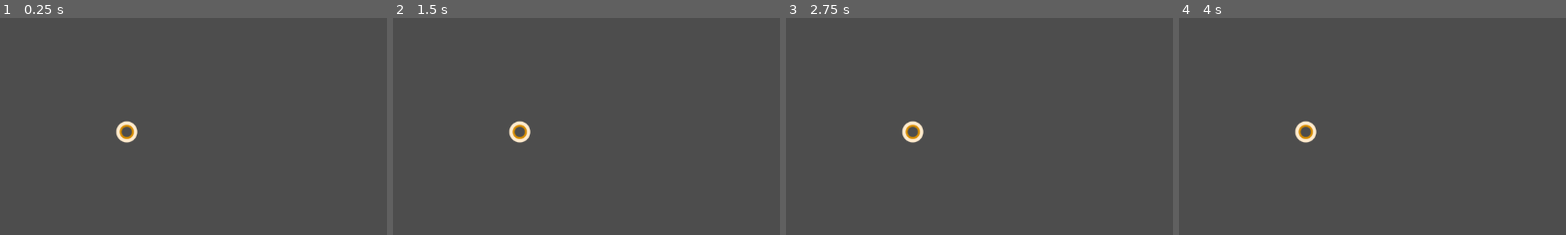
Above: before the commit, frames 1-4 (left to right).
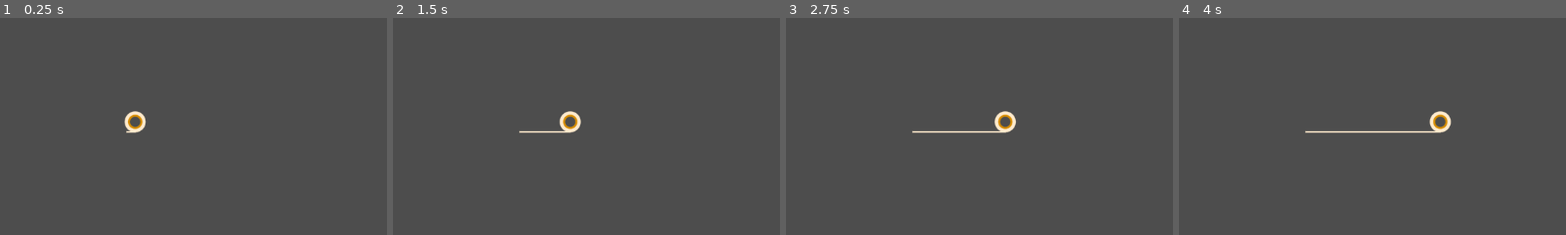
Above: after the commit, the same moments.

Repository: chloecat0/Packing-Run
Game: Godot game, scene res://Main.tscn
Same seed, same stepped clock (60 frames per second), same inputs: the game is played once before the commit and once after it.
Inputs:
- Up to frame 1 (0.25 s): no input
- Up to frame 2 (1.5 s): no input
- Up to frame 3 (2.75 s): no input
- Up to frame 4 (4 s): no input
The pictures show only the part of the screen within x 1-51%, y 5-55%; the shares and areas given below are measured in that part.

The runs differ from the first frame. In frame 1, 0.6% of the frame differs, in the area x 29-38%, y 42-58%; in frame 2, 0.9%; in frame 3, 1.0%; in frame 4, 1.2%, in the area x 29-71%, y 42-58%.

Commit message:
Basic Character

Diff:
--- a/Player.tscn
+++ b/Player.tscn
@@ -1,8 +1,19 @@
-[gd_scene load_steps=2 format=3 uid="uid://b7rf3kinellau"]
+[gd_scene load_steps=4 format=3 uid="uid://b7rf3kinellau"]
 
+[ext_resource type="Script" uid="uid://dqrfmlhrpkjg7" path="res://player_draw.gd" id="1_kpjcp"]
 [ext_resource type="Script" uid="uid://dkmh78omiipvr" path="res://player.gd" id="1_xhfnw"]
 
-[node name="Player" type="Node2D"]
+[sub_resource type="CircleShape2D" id="CircleShape2D_xhfnw"]
+radius = 15.0
+
+[node name="Player1" type="Node2D"]
+script = ExtResource("1_kpjcp")
+
+[node name="Movement" type="CharacterBody2D" parent="."]
+motion_mode = 1
 script = ExtResource("1_xhfnw")
 
-[node name="Marker2D" type="Marker2D" parent="."]
+[node name="Marker2D" type="Marker2D" parent="Movement"]
+
+[node name="CollisionShape2D" type="CollisionShape2D" parent="Movement"]
+shape = SubResource("CircleShape2D_xhfnw")
--- a/player.gd
+++ b/player.gd
@@ -1,25 +1,25 @@
-extends Node2D
+extends CharacterBody2D
 
+var speed: float = 50
 
 var radius: float = 15
 var centre_radius: float = 10
 var empty_radius: float = 7
 
-@export var tape_color: Color = Color.BLANCHED_ALMOND
-@export var centre_color: Color = Color.BISQUE
-@export var background_color: Color = Color.DIM_GRAY
-
-
 # Called when the node enters the scene tree for the first time.
 func _ready() -> void:
-	pass # Replace with function body.
+	#line_points.append(global_position)
+	pass
 
+func _input(event: InputEvent) -> void:
+	pass
+
+func _physics_process(delta: float) -> void:
+	velocity = Vector2.RIGHT*speed
+	move_and_slide()
 
 # Called every frame. 'delta' is the elapsed time since the previous frame.
 func _process(delta: float) -> void:
-	queue_redraw()
-
-func _draw() -> void:
-	draw_circle(position, radius, tape_color, true, -1, true)
-	draw_circle(position, centre_radius, centre_color, true, -1, true)
-	draw_circle(position, empty_radius, background_color, true, -1, true)
+	#line_points.append(global_position)
+	#queue_redraw()
+	pass
--- /dev/null
+++ b/player_draw.gd
@@ -0,0 +1,28 @@
+extends Node2D
+
+var radius: float = 15
+var centre_radius: float = 10
+var empty_radius: float = 7
+
+@export var tape_color: Color = Color.BLANCHED_ALMOND
+@export var centre_color: Color = Color.BISQUE
+@export var background_color: Color = Color.DIM_GRAY
+
+@onready var body := $Movement
+
+var line_points: PackedVector2Array = PackedVector2Array()
+
+# Called when the node enters the scene tree for the first time.
+func _ready() -> void:
+	line_points.append(body.global_position)
+
+# Called every frame. 'delta' is the elapsed time since the previous frame.
+func _process(delta: float) -> void:
+	line_points.append(body.global_position)
+	queue_redraw()
+
+func _draw() -> void:
+	draw_circle(body.global_position-Vector2(0,radius), radius, tape_color, true, -1, true)
+	draw_circle(body.global_position-Vector2(0,radius), centre_radius, centre_color, true, -1, true)
+	draw_circle(body.global_position-Vector2(0,radius), empty_radius, background_color, true, -1, true)
+	draw_polyline(line_points, tape_color, 1, true)
--- a/project.godot
+++ b/project.godot
@@ -15,6 +15,14 @@
 config/features=PackedStringArray("4.4", "GL Compatibility")
 config/icon="res://icon.svg"
 
+[input]
+
+click={
+"deadzone": 0.2,
+"events": [Object(InputEventMouseButton,"resource_local_to_scene":false,"resource_name":"","device":-1,"window_id":0,"alt_pressed":false,"shift_pressed":false,"ctrl_pressed":false,"meta_pressed":false,"button_mask":0,"position":Vector2(0, 0),"global_position":Vector2(0, 0),"factor":1.0,"button_index":1,"canceled":false,"pressed":false,"double_click":false,"script":null)
+]
+}
+
 [rendering]
 
 renderer/rendering_method="gl_compatibility"
Not shown, added: player_draw.gd.uid
